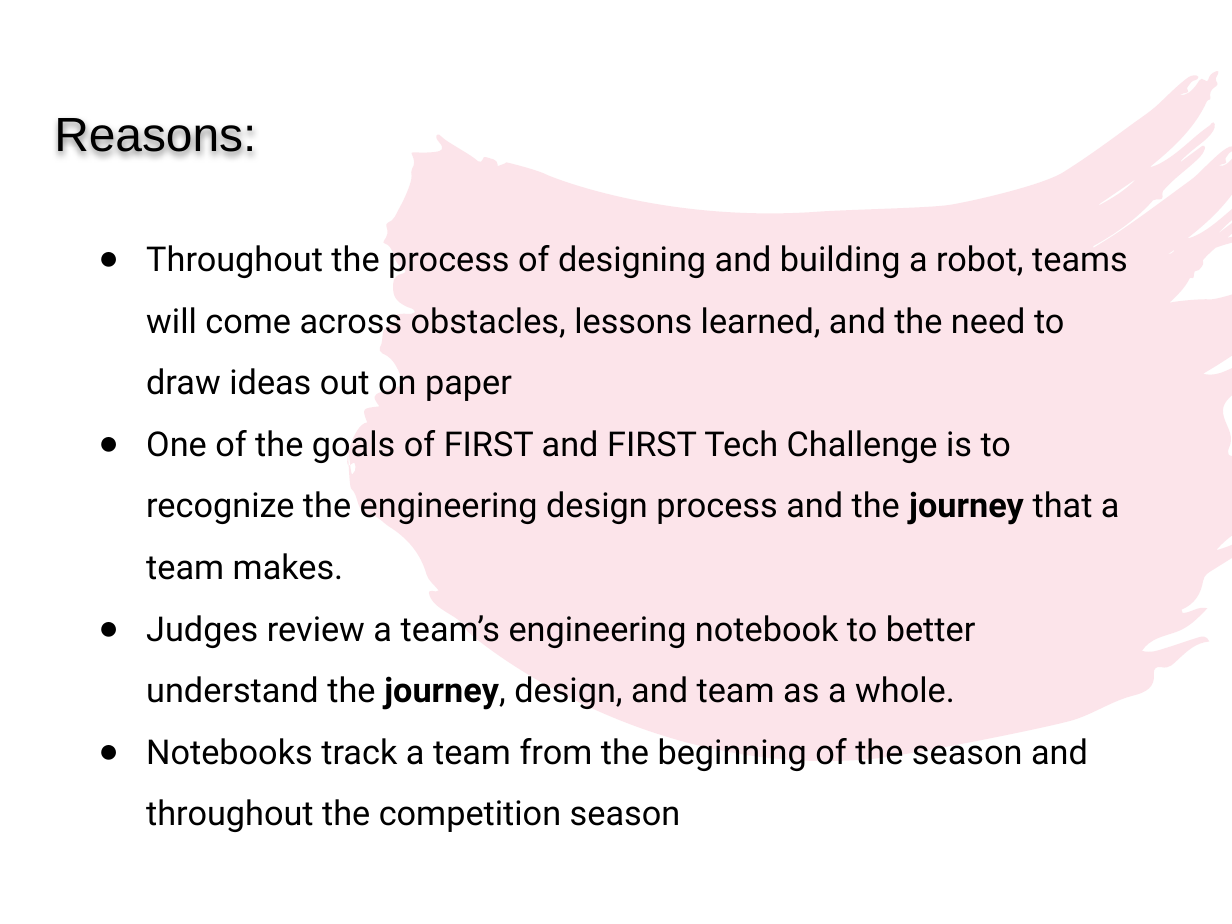
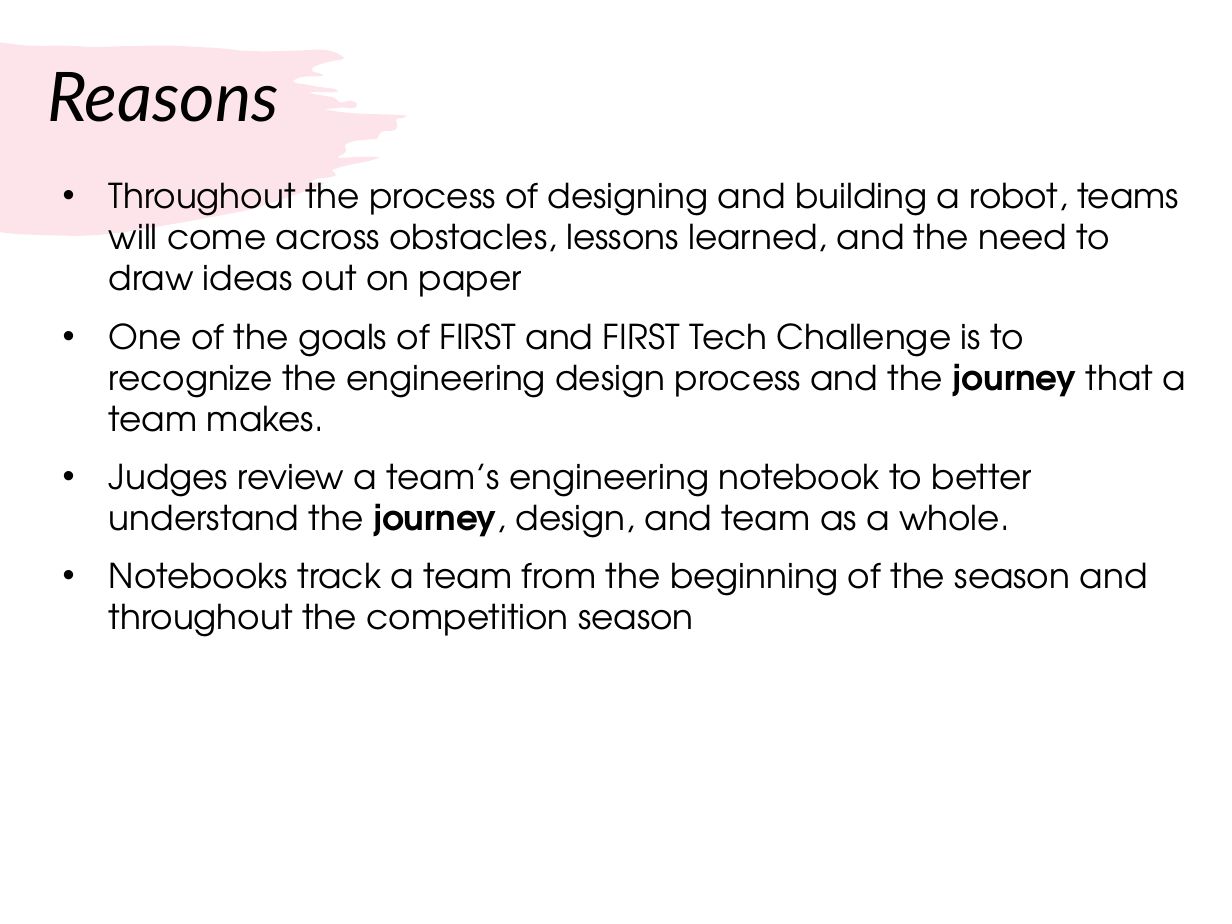
Before and after one commit to droidsrobotics/FTC-Tutorials, a slide deck: slide 5 of translations/en-us/Competitions/Engineering Notebook.pptx (slide 4 before the commit). Drawn at 1232x924 pixels with LibreOffice and Linux fonts; fonts in the diff are those of the drawing. Boxes give left, top, right and bottom in pixels: in the first picture for what was removed or moved away, otherwise in the second. Text is boxed around its words. In the diff, an @@ line names an element or a change of style, - is before the commit and + after.

```diff
--- a/translations/en-us/Competitions/Engineering Notebook.pptx
+++ b/translations/en-us/Competitions/Engineering Notebook.pptx
@@ freeform shape added at (0, 42, 407, 235), fill #F07C98 at 20% opacity @@
@@ title "Reasons" at (47, 72, 279, 122): vertical alignment top to middle @@
@@ title at (47, 72, 279, 122): text changed; size 28 to 40 pt; font Arial to Lato; italic on @@
-Reasons:
+Reasons
@@ freeform shape removed at (350, 71, 1232, 759) @@
@@ text "Throughout the process of designing ...": place and size @@
-text "Throughout the process of designing ..." at (146, 245, 1128, 832)
+text "Throughout the process of designing ..." at (109, 182, 1186, 637)
@@ text "Throughout the process of designing ..." at (109, 182, 1186, 637): font Roboto to TeX Gyre Adventor; bullet ● to •; line spacing 1.5 to 1; more space between paragraphs @@
```
Also in this commit, not shown: 19 other slides changed, 1 slide added, 2 other files.
